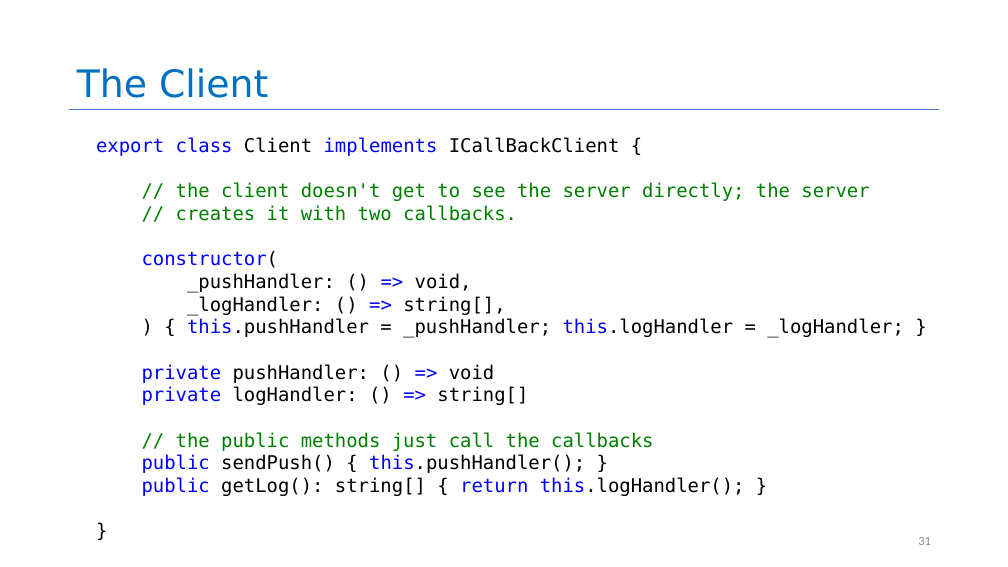
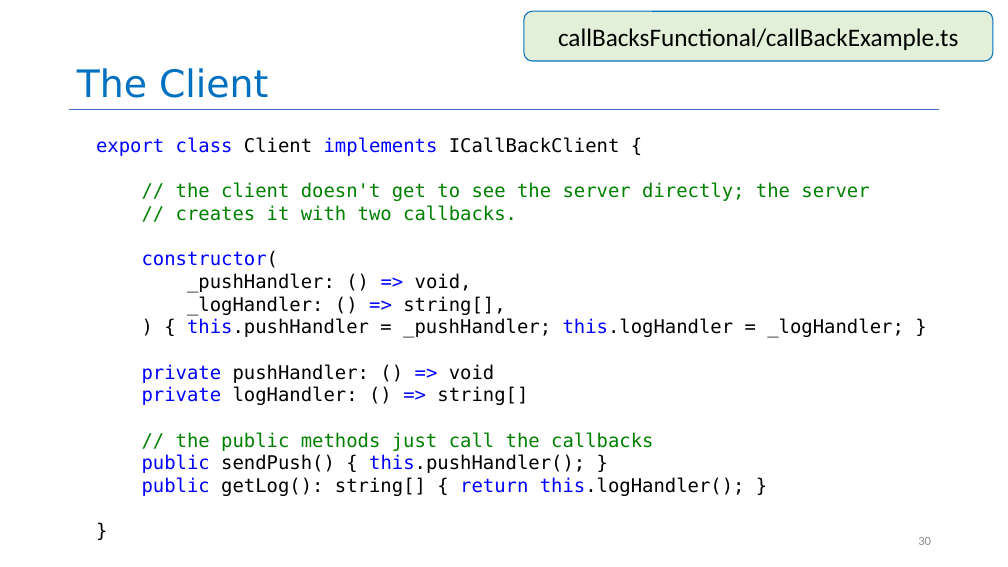
Before and after one commit to yashburshe/CS4530-Fall-2025, a slide deck: slide 30 of Slides/Module 05 Interaction-Level Design Patterns.pptx (slide 31 before the commit). Drawn at 1008x567 pixels with LibreOffice and Linux fonts; fonts in the diff are those of the drawing. Boxes give left, top, right and bottom in pixels: in the first picture for what was removed or moved away, otherwise in the second. Text is boxed around its words. In the diff, an @@ line names an element or a change of style, - is before the commit and + after.

```diff
--- a/Slides/Module 05 Interaction-Level Design Patterns.pptx
+++ b/Slides/Module 05 Interaction-Level Design Patterns.pptx
@@ rounded rectangle added at (524, 11, 993, 61), fill #E2F0D9, outline #0070C0 1 pt, 24 pt, text #000000 @@
+callBacksFunctional/callBackExample.ts
@@ page number at (918, 537, 931, 545): text changed @@
-31
+30
```
Also in this commit, not shown: 2 other slides changed, 1 slide removed.
